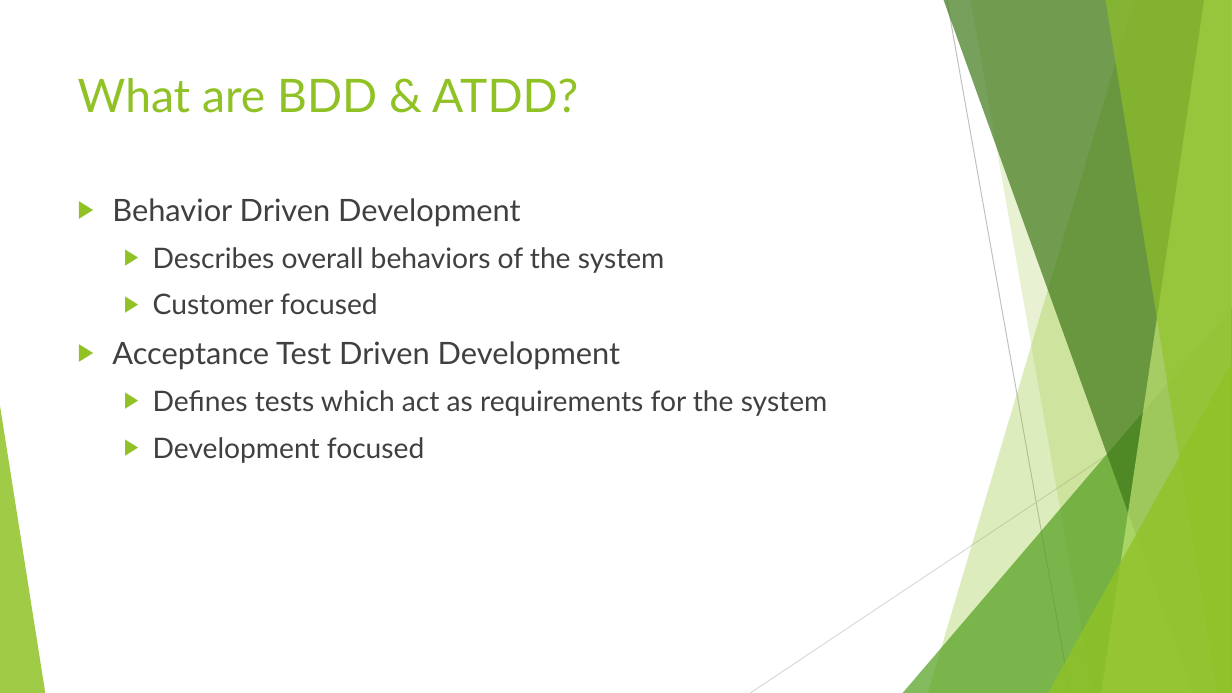
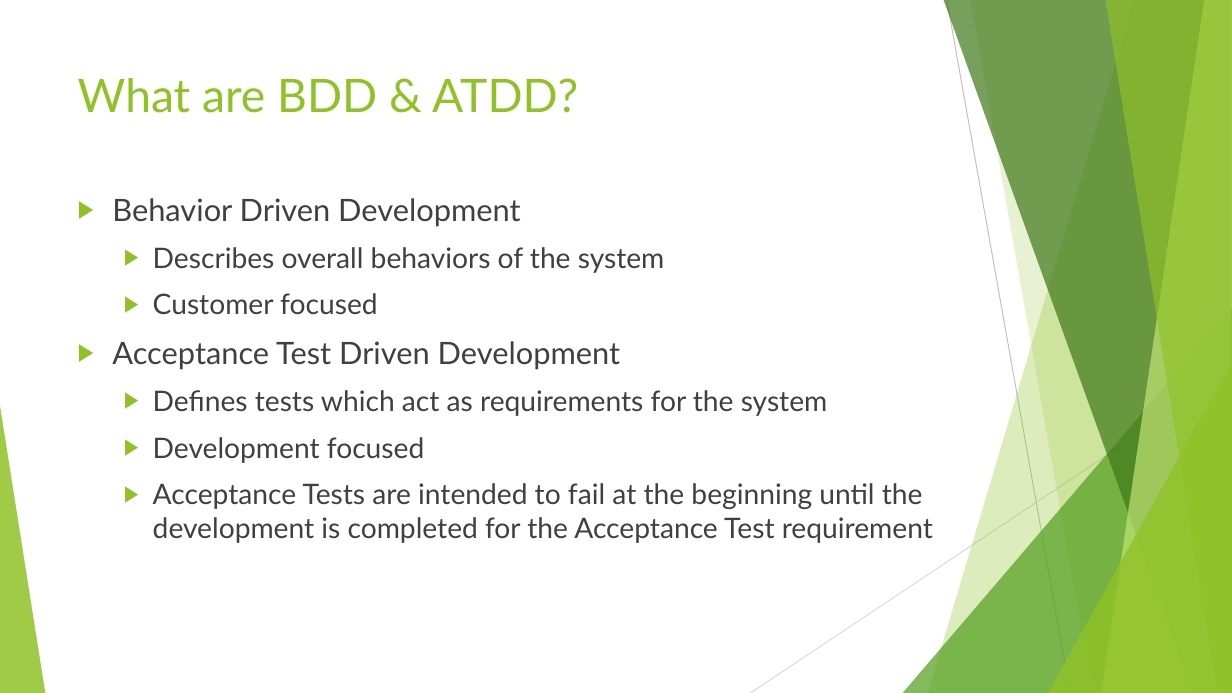
Before and after one commit to jgsheffer/glyptic_training_materials, a slide deck: slide 3 of cucumber/(JS)Introduction to Cucumber.pptx. Drawn at 1232x693 pixels with LibreOffice and Linux fonts; fonts in the diff are those of the drawing. Boxes give left, top, right and bottom in pixels: in the first picture for what was removed or moved away, otherwise in the second. Text is boxed around its words. In the diff, an @@ line names an element or a change of style, - is before the commit and + after.

```diff
--- a/cucumber/(JS)Introduction to Cucumber.pptx
+++ b/cucumber/(JS)Introduction to Cucumber.pptx
@@ text at (x1=153, y1=483, x2=933, y2=543): paragraph added @@
+  ▶ Acceptance Tests are intended to fail at the beginning until the development is completed for the Acceptance Test requirement
```
Also in this commit, not shown: 1 other slide changed, 24 other files.
